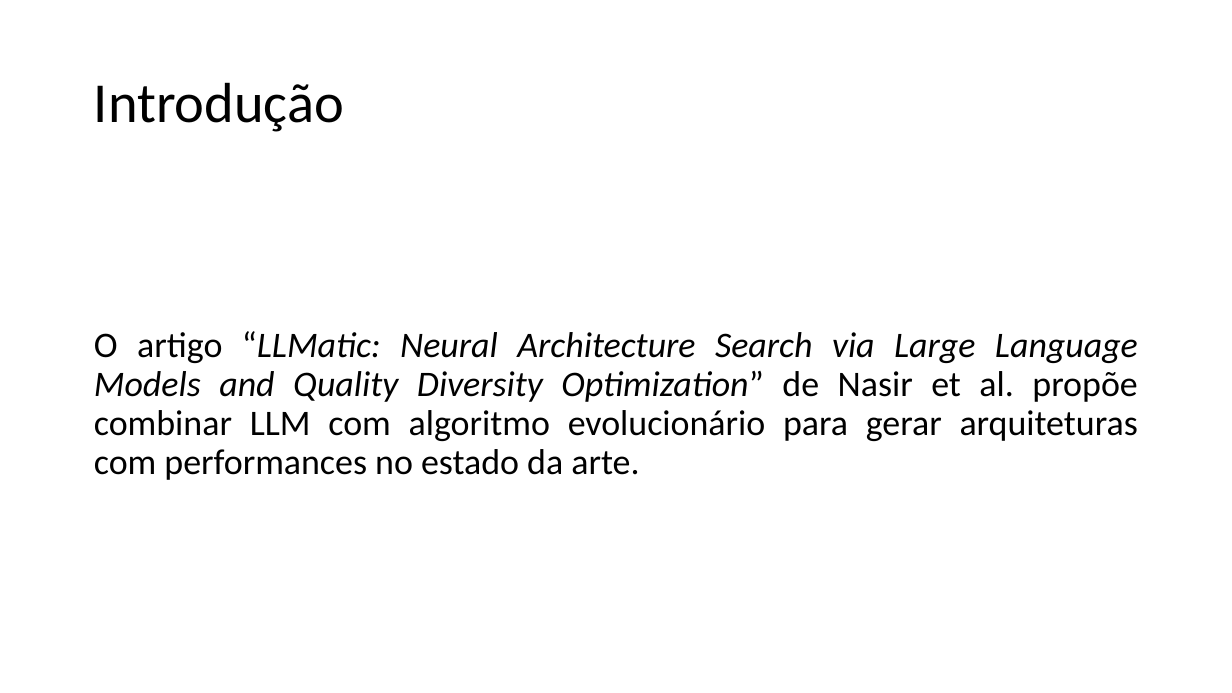
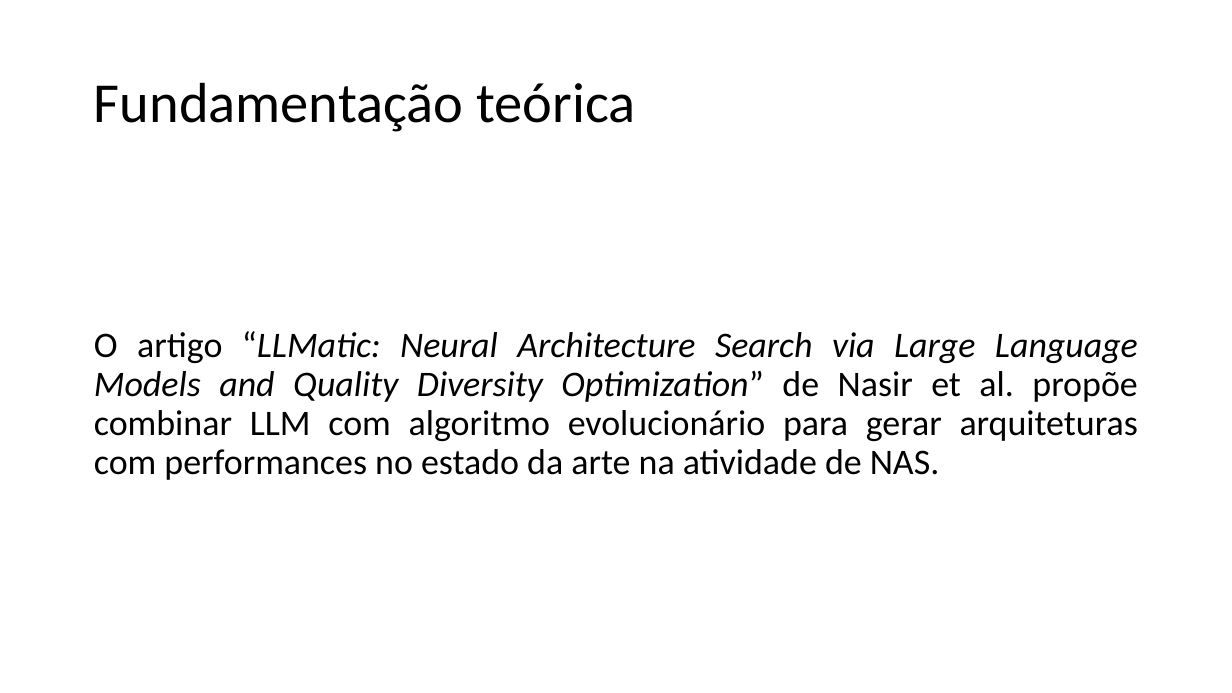
Before and after one commit to guerrato/guerrato_967_tp558, a slide deck: slide 7 of seminarios/TP558_LLM_QD.pptx. Drawn at 1232x693 pixels with LibreOffice and Linux fonts; fonts in the diff are those of the drawing. Boxes give left, top, right and bottom in pixels: in the first picture for what was removed or moved away, otherwise in the second. Text is boxed around its words. In the diff, an @@ line names an element or a change of style, - is before the commit and + after.

Commit message:
Preparing slides - Fundamentação, Arquitetura e treinamento

```diff
--- a/seminarios/TP558_LLM_QD.pptx
+++ b/seminarios/TP558_LLM_QD.pptx
@@ title at box(94, 82, 635, 132): text changed @@
-Introdução
+Fundamentação teórica
@@ text at box(94, 331, 1138, 480): text changed @@
-O artigo “LLMatic: Neural Architecture Search via Large Language Models and Quality Diversity Optimization” de Nasir et al. propõe combinar LLM com algoritmo evolucionário para gerar arquiteturas com performances no estado da arte.
+O artigo “LLMatic: Neural Architecture Search via Large Language Models and Quality Diversity Optimization” de Nasir et al. propõe combinar LLM com algoritmo evolucionário para gerar arquiteturas com performances no estado da arte na atividade de NAS.
```
Also in this commit, not shown: 3 other slides changed, 8 slides added, 1 slide removed.
